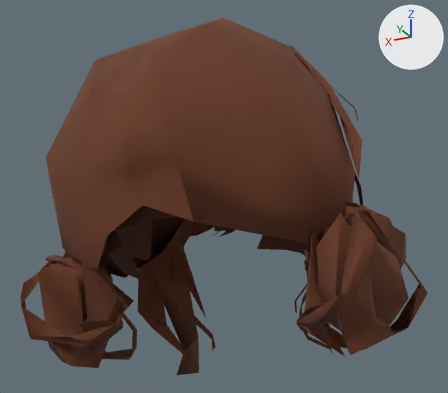
The glTF model web/public/assets/characters/v6/lod2/hair/full/hair_buns_braid.glb: old version first, new version second.
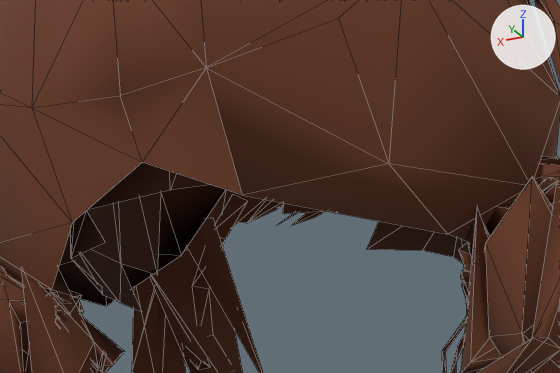
Old and new are each drawn whole from a camera (50 mm lens) standing at (-0.535, 1.034, 0.289) and looking at (-0.025, 0.014, 0.748) and again close up on the part from 16% to 79% of the width and 31% to 79% of the height. The lights are fixed; the arrows at upper right show +X, +Y and +Z. The older version's two pictures come first. The close-ups show mesh edges as thin lines. Vertices at exactly the same position are counted once.

In view in the first close-up: 'hair_buns_braid'.
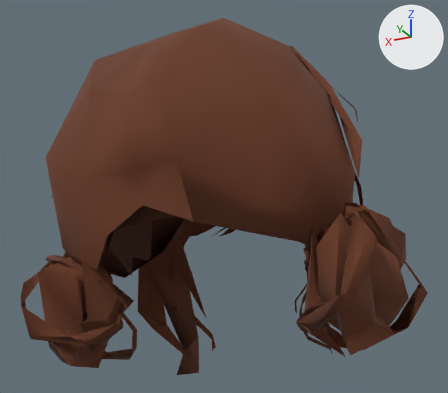
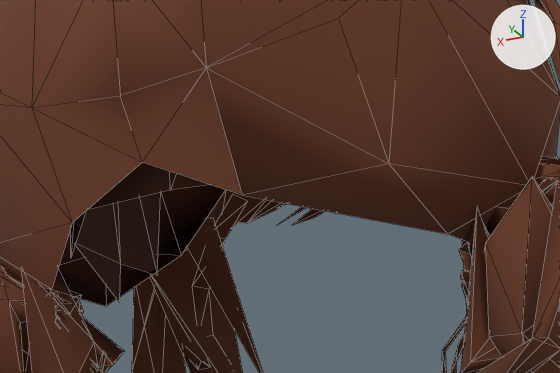
Where the change shows, as pixel boxes (x1, y1, x2, y2) in the close-ups (560 x 373 px):
part 1 of me_hair_buns_braid_001, deleted: before (283, 203, 464, 264)
part 2 of me_hair_buns_braid_001, deleted: before (71, 211, 142, 312)

The edits, one by one:
me_hair_buns_braid_001 is used by ob_hair_buns_braid; location (0.0, 0.0, 0.0).
Verts and faces of me_hair_buns_braid_001; kept vertices keep their numbers, new ones are numbered from 783.
Before the commit, vertices of me_hair_buns_braid_001: 731 (-0.136, 0.114, 0.597) at pixel (366, 249), 732 (-0.168, 0.066, 0.605) at pixel (422, 250), 733 (-0.208, 0.059, 0.661), 734 (-0.161, 0.133, 0.624), 735 (-0.18, 0.02, 0.609) at pixel (453, 256).
Before the commit, vertices of me_hair_buns_braid_001: 736 (-0.182, -0.021, 0.608), 753 (-0.099, 0.195, 0.643), 754 (-0.089, 0.178, 0.617) at pixel (282, 213).
Before the commit, vertices of me_hair_buns_braid_001: 758 (0.098, 0.195, 0.643) at pixel (86, 210), 770 (0.213, -0.024, 0.667) at pixel (120, 263), 775 (0.16, 0.133, 0.624) at pixel (70, 258), 776 (0.089, 0.178, 0.617) at pixel (105, 242), 778 (0.2, 0.081, 0.66).
Before the commit, vertices of me_hair_buns_braid_001: 779 (0.18, 0.02, 0.609) at pixel (119, 302), 780 (0.181, -0.02, 0.609) at pixel (141, 311), 781 (0.168, 0.066, 0.605) at pixel (103, 295), 782 (0.136, 0.114, 0.597) at pixel (102, 287).
me_hair_buns_braid_001 had 783 vertices, 1027 faces and spanned x -0.385..0.388, y -0.239..0.317, z 0.419..1.132.
me_hair_buns_braid_001 now has 775 vertices, 1017 faces and spans x -0.385..0.388, y -0.239..0.317, z 0.419..1.132.
Part 1, on me_hair_buns_braid_001:
Vertices deleted: 731, 732, 735, 754 (with the faces that use them).
Part 2, on me_hair_buns_braid_001:
Vertices deleted: 776, 780, 781, 782 (with the faces that use them).
